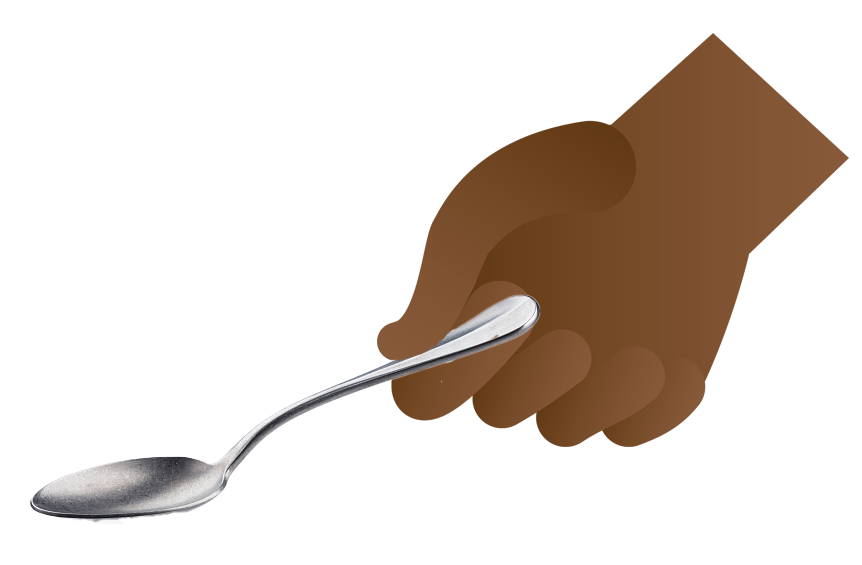
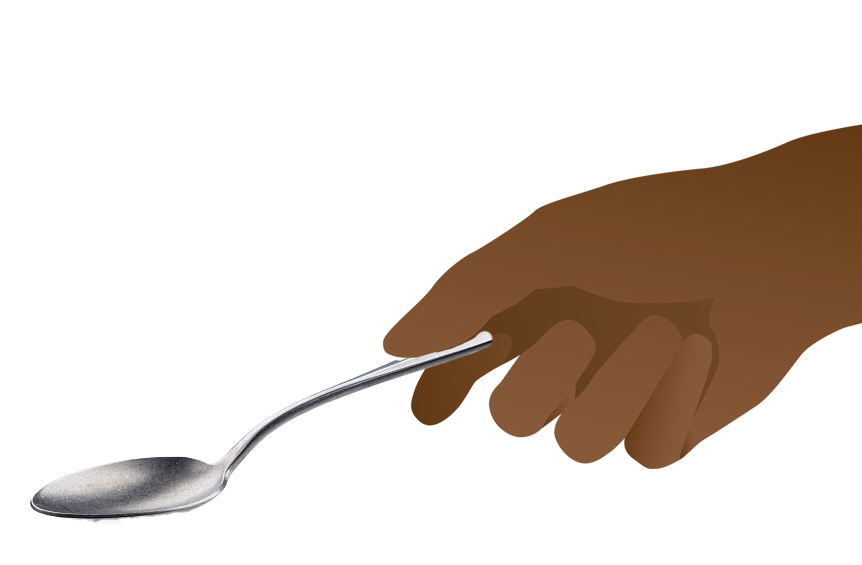
Layer changes from the first w=862, h=565 image to the second:
added layer "HAND SPOON JUNE 2022 VISION" above "Layer 0" over [383, 124, 862, 469]
hid "handspoon" over [377, 33, 849, 447]
